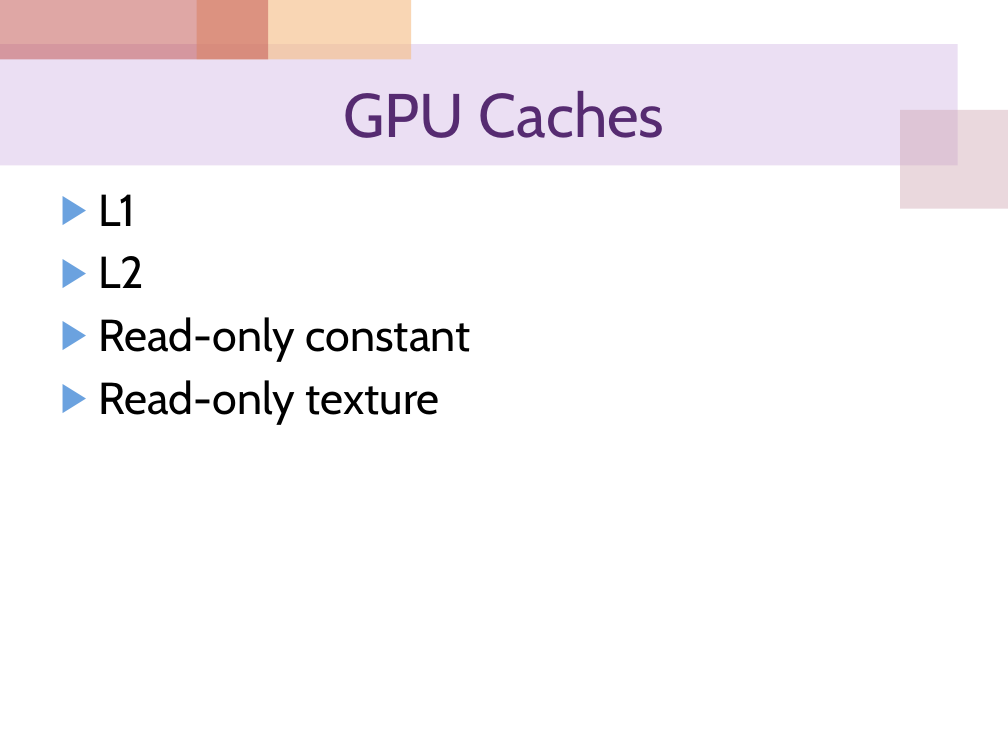
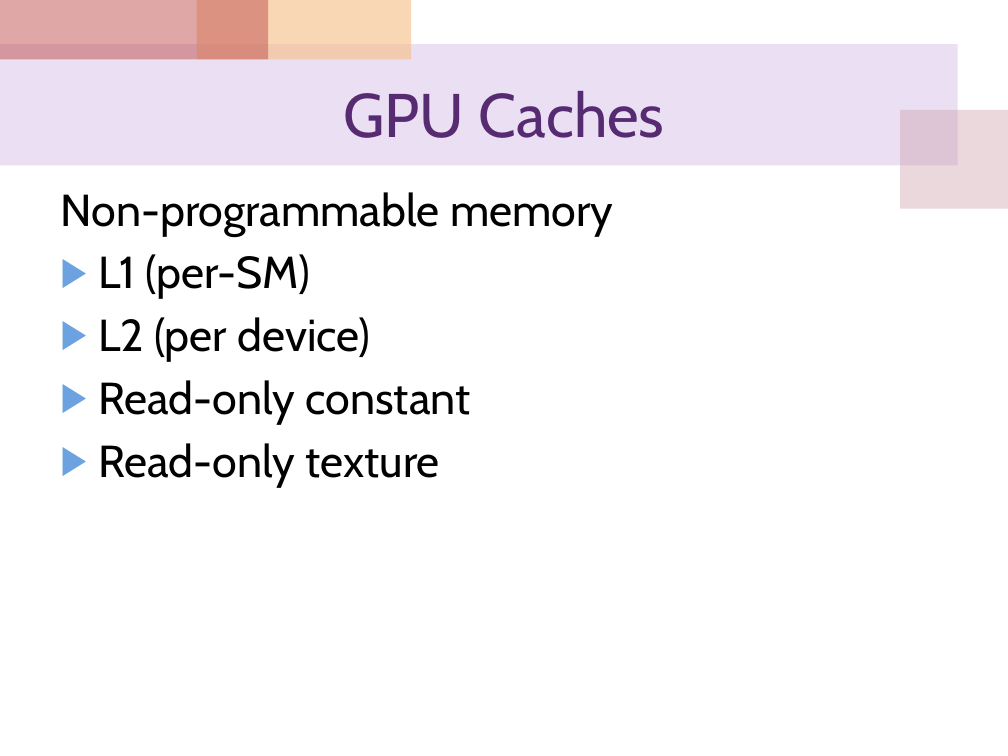
Before and after one commit to cocojk/major, a slide deck: slide 21 of gpu/EE817 Lecture 5 CUDA Memory Architecture.pptx (slide 19 before the commit). Drawn at 1008x756 pixels with LibreOffice and Linux fonts; fonts in the diff are those of the drawing. Boxes give left, top, right and bottom in pixels: in the first picture for what was removed or moved away, otherwise in the second. Text is boxed around its words. In the diff, an @@ line names an element or a change of style, - is before the commit and + after.

```diff
--- a/gpu/EE817 Lecture 5 CUDA Memory Architecture.pptx
+++ b/gpu/EE817 Lecture 5 CUDA Memory Architecture.pptx
@@ text at (60,192,613,361): text changed @@
-▶ L1
-▶ L2
+Non-programmable memory
+▶ L1 (per-SM)
+▶ L2 (per device)
```
Also in this commit, not shown: 12 other slides changed, 6 slides added, 2 other files.
